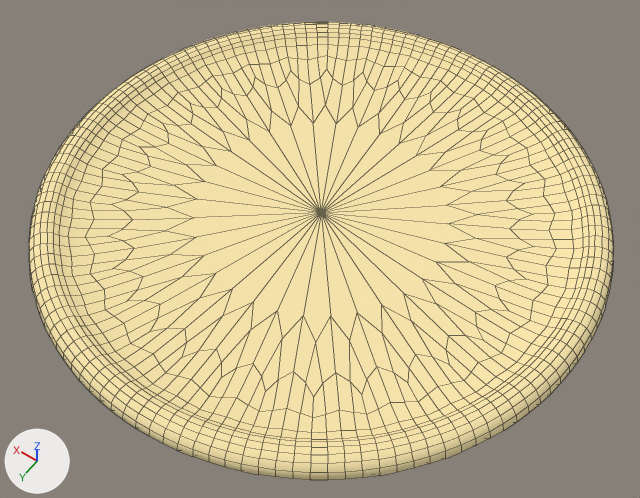
An edit to the Blender file models/FlattenedDough.blend, drawn before and after from the same camera.
Camera for both pictures: a 50 mm camera at (-1.15, 1.617, 2.348) aimed at (-0.05, 0.077, -0.073). Lighting does not change. The marker at lower left points along +X, +Y and +Z. The picture after the commit comes second. Mesh edges are drawn as thin lines.

Names of what the first picture shows: 'Dough'.
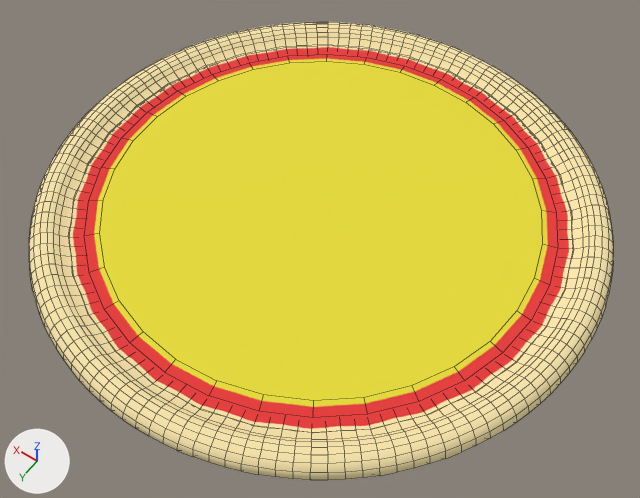
Commit message: minor fix to cheese sauce pizza

The change, as a diff of the scene's bpy script:
```diff
--- a/models/FlattenedDough.blend.py
+++ b/models/FlattenedDough.blend.py
@@ mat_material_004 @@
 mat_material_004 = principled_material('Material.004')
-mat_material_004.base_color = (0.8, 0.041, 0.041)  # red #e73939
+mat_material_004.base_color = (0.8, 0.715, 0.0383)  # yellow #e7dc37
 mat_material_004.roughness = 1.0
@@ mat_material_007 @@
+mat_material_007 = principled_material('Material.007')
+mat_material_007.base_color = (0.8, 0.041, 0.041)  # red #e73939
+mat_material_007.roughness = 1.0
@@ me_cylinder_002 @@
 # used by ob_sauce; location = (0.0, 0.0, 0.049); scale = (0.85, 0.85, -0.0022)
-me_cylinder_002.from_pydata(...)  # 64 vertices, 34 faces; spans x -1.0..1.0, y -1.0..1.0, z -1.0..1.0
+me_cylinder_002.from_pydata(...)  # 64 vertices, 34 faces; spans x -1.0..1.0, y -1.0..1.0, z -2.2..1.0
+# me_cylinder_002 part 1: all 32 vertices in x -1.0..1.0, y -1.0..1.0, z -1.0 are scaled about their middle by (0.936, 0.936, 1), then moved by (0.0, 0.0, -1.2)
 me_cylinder_002.materials.append(mat_material_004)
@@ me_cylinder_003 @@
+me_cylinder_003.from_pydata(...)  # a 32-sided cylinder along z spanning x -1.0..1.0, y -1.0..1.0, z -1.0..1.0
+me_cylinder_003.materials.append(mat_material_007)  # red #e73939
@@ ob_sauce @@
 ob_sauce.location = (0.0, 0.0, 0.049)
-ob_sauce.scale = (0.85, 0.85, -0.0022)
-ob_sauce.hide_set(True)
+ob_sauce.scale = (0.799, 0.799, -0.00206)
@@ ob_sauce_001 @@
+ob_sauce_001 = bpy.data.objects.new('Sauce.001', me_cylinder_003)
+ob_sauce_001.location = (0.0, 0.0, 0.049)
+ob_sauce_001.scale = (0.847, 0.847, -0.00219)
```

Pixel boxes [x1, y1, x2, y2] of what changed, in the pictures (640 x 498 px):
'Sauce', shown (yellow)
    after: [94, 59, 548, 407]
'Sauce.001', added
    after: [73, 47, 569, 429]
'Dough', unchanged, covered by the edit
    both: [29, 22, 613, 480]
